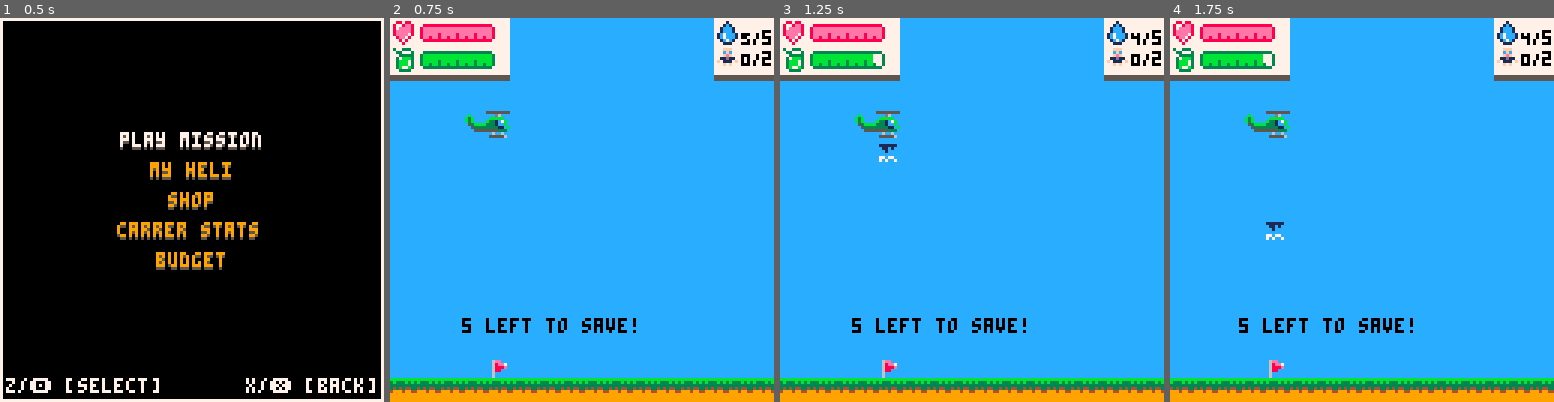
Above: before the commit, frames 1-4 (left to right).
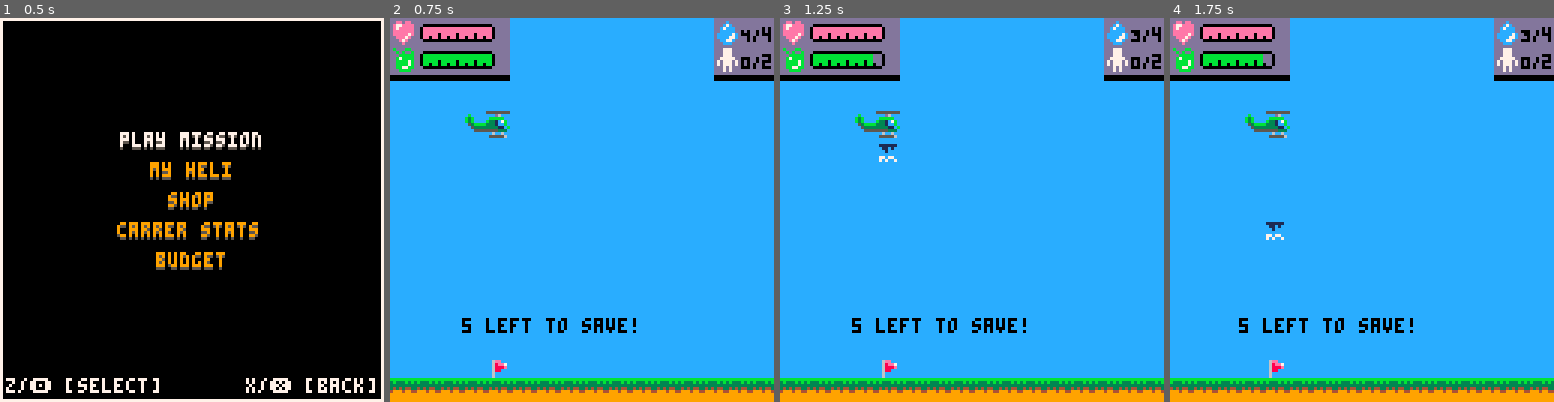
Above: after the commit, the same moments.

Repository: NinetiesPaul/PicoRescue
Game: PICO-8 cartridge picorescue.p8
The game is run twice, just before and just after one commit, with the same random seed, the same clock (stepped at 60 frames per second) and the same inputs.
Inputs:
- Up to frame 1 (0.5 s): tap X (X key) at 0.33 s
- Up to frame 2 (0.75 s): tap O (Z key) at 0.7 s
- Up to frame 3 (1.25 s): tap X (X key) at 1.07 s
- Up to frame 4 (1.75 s): hold Right from 1.6 s (still down); tap O (Z key) at 1.7 s

Frame 1 is identical in both runs. In frame 2, 6.2% of the frame differs, in the area x 0-100%, y 0-17%; in frame 3, 6.3%; in frame 4, 6.3%.

Commit message:
a bunch of spr and colors changes

Diff:
--- a/picorescue.p8
+++ b/picorescue.p8
@@ -26,8 +26,8 @@
 		["civ_pkup"] = false,
 		["occup"] = 0,
 		["max_occup"] = 2,
-		["water_cap"] = 5,
-		["max_water_cap"] = 5,
+		["water_cap"] = 4,
+		["max_water_cap"] = 4,
 		["rotor_health"] = 10,
 		["max_rotor_health"] = 10,
 		["rotor_fuel"] = 10,
@@ -236,15 +236,15 @@
 		end
 
 		for i = 0, 4 do
-			spr(144,0 + i * 8, 0)
-			spr(144,0 + i * 8, 8)
-			spr(160,0 + i * 8, 16)
+			spr(060,0 + i * 8, 0)
+			spr(060,0 + i * 8, 8)
+			palt(0, false) palt(7, true) spr(061,0 + i * 8, 16) palt()
 		end
 
 		for i = 0, 2 do
-			spr(144,108 + i * 8, 0)
-			spr(144,108 + i * 8, 8)
-			spr(160,108 + i * 8, 16)
+			spr(060,108 + i * 8, 0)
+			spr(060,108 + i * 8, 8)
+			palt(0, false) palt(7, true) spr(061,108 + i * 8, 16) palt()
 		end
 
 		health = player.rotor_health/player.max_rotor_health
@@ -258,10 +258,9 @@
 		(health > 0.12 and health < 0.25) and 1
 		or 0
 
-		spr(16,1,1)
+		spr(016,0,1)
 		rectfill(11,2,11 + rotor_health_bar_length,6, 14)
-		spr(028, 10, 0, 4, 1)
-
+		palt(0, false) palt(2, true) spr(028, 10, 0, 4, 1) palt()
 
 		fuel_usage = player.rotor_fuel/player.max_rotor_fuel
 		rotor_fuel_bar_length = (fuel_usage == 1) and 22 or
@@ -274,36 +273,29 @@
 		(fuel_usage > 0.12 and fuel_usage < 0.25) and 1
 		or 0
 
-		spr(0,1,10)
-		pal(8,3)
-		pal(14,11)
-		rectfill(11,11,11 + rotor_fuel_bar_length,15, 14)
-		spr(028, 10, 9, 4, 1)
-		pal()
+		spr(000,0,10)
+		rectfill(11,11,11 + rotor_fuel_bar_length,15, 11)
+		palt(0, false) palt(2, true) spr(028, 10, 9, 4, 1) palt()
 
 		spr(048,108,1)
-		pal(7,0)
 		water_drop_spr = (player.water_cap == 0) and 096 or
 		(player.water_cap == 1) and 097 or
 		(player.water_cap == 2) and 098 or
 		(player.water_cap == 3) and 099 or
 		(player.water_cap == 4) and 100 or 101
-		spr(water_drop_spr,116,1)
-		pal()
-		print(player.max_water_cap,124,4,0)
-
-		spr(046,108,9)
-		pal(7,0)
+		pal(7,0) spr(water_drop_spr,116,0) pal()
+		print(player.max_water_cap,124,3,0)
+
+		spr(046,108,10)
 		occup_spr = (player.occup == 0) and 096 or
 		(player.occup == 1) and 097 or 098
-		spr(occup_spr,116,8)
-		pal()
-		print(player.max_occup,124,11,0)
+		pal(7,0) spr(occup_spr,116,9) pal()
+		print(player.max_occup,124,12,0)
 
 		--[[ spr(006,0,32)
 		arrow_flip = (drop_off_x > player.x) and true or false
 		spr(037, 8 , 33, 1, 1, arrow_flip, false)
-		print(abs(flr(drop_off_x - player.x)), 16, 35) ]]--
+		print(abs(flr(drop_off_x - player.x)), 16, 35)
 
 		i=0
 		for civ in all(civ_pcs) do
@@ -314,7 +306,7 @@
 				print(civ.distance, 116, 1 + i * 8, 5, 0)
 				i+=1
 			end
-		end
+		end ]]--
 
 		print(count(civ_spawn[difficulty]) - mission_civ_saved .. " left to save!", drop_off_x - 8, 100, 0)
 
Not shown, changed: 90 lines of the sprite sheet (__gfx__) section of picorescue.p8
